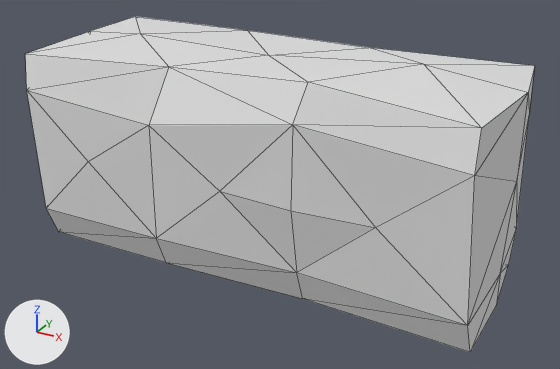
Before and after pictures for a commit that changed the glTF model public/models/fence-shrub.glb.
Both versions are drawn from a 50 mm camera at (1.57, -2.76, 1.71) aimed at (0.07, -0.03, 0.34). Lighting does not change. The marker at lower left points along +X, +Y and +Z. Mesh edges are drawn as thin lines. Where no turn or scale is listed for an object, it has been applied to the vertices.

Objects in the first picture: 'fence-shrub'.
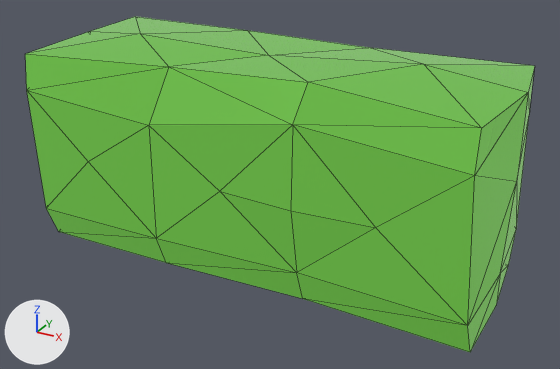
Edits to the bpy script that builds the scene:
```text
Add img_base:
    img_base = load_image('base', '_unpacked/base', 1024, 1024, 'sRGB')
Add mat_lowpoly_colors_001:
    mat_lowpoly_colors_001 = bpy.data.materials.new('LOWPOLY-COLORS.001')
    # uses the picture img_base
Change me_fence_shrub:
    where me_fence_shrub.from_pydata(...)  # 51 vertices, 98 faces; spans x -1.03..1.06, y -0.43..0.44, z 0.0..0.95
    remove me_fence_shrub.materials.append(mat_lowpoly_colors)  # white #e7e7e7
    add me_fence_shrub.materials.append(mat_lowpoly_colors_001)
```

Pixel boxes [x1, y1, x2, y2] of what changed, in the pictures (560 x 369 px):
'fence-shrub', recoloured (grey to green): [25, 16, 535, 352] in both
